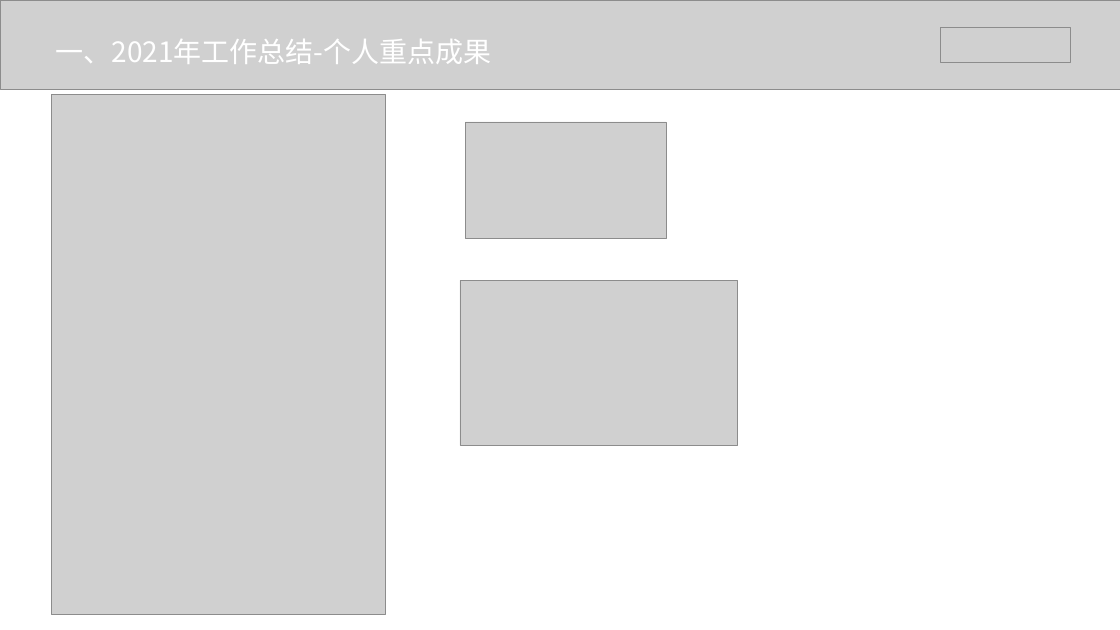
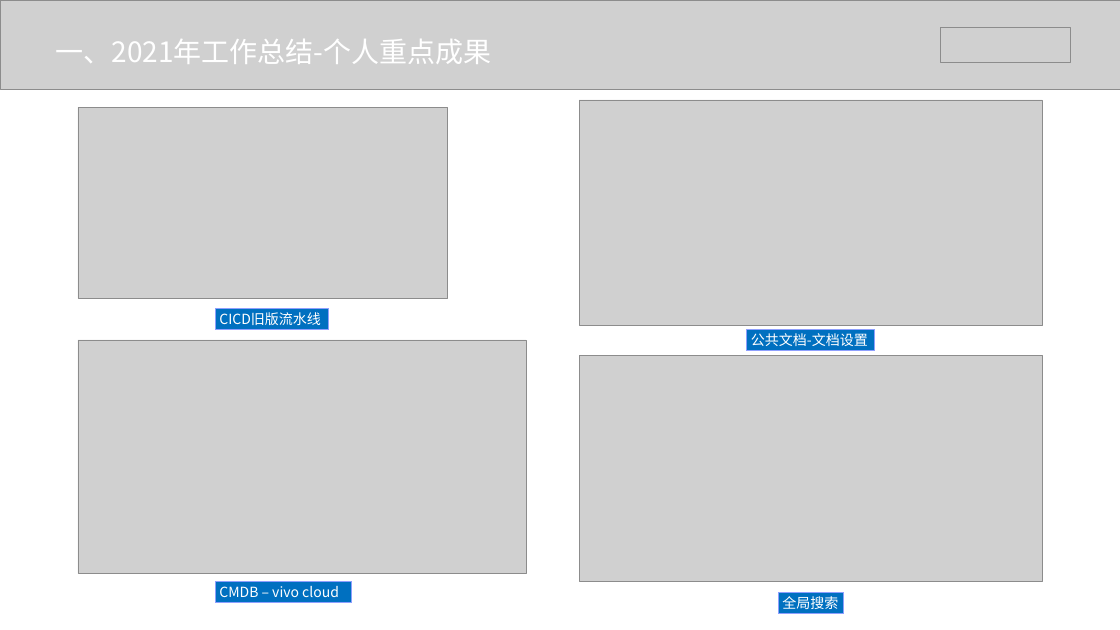
Before and after one commit to lvll-lll/get-get-climbing, a slide deck: slide 10 of doc/v/2021述职/互联网基础平台一部 2021年述职.pptx (slide 4 before the commit). Drawn at 1120x630 pixels with LibreOffice and Linux fonts; fonts in the diff are those of the drawing; grey boxes stand for pictures. Boxes give left, top, right and bottom in pixels: in the first picture for what was removed or moved away, otherwise in the second. Text is boxed around its words. In the diff, an @@ line names an element or a change of style, - is before the commit and + after.

```diff
--- a/doc/v/2021述职/互联网基础平台一部 2021年述职.pptx
+++ b/doc/v/2021述职/互联网基础平台一部 2021年述职.pptx
@@ picture removed at [52, 94, 385, 615] @@
@@ picture added at [78, 108, 447, 299] @@
@@ picture added at [579, 100, 1042, 326] @@
@@ picture removed at [465, 122, 666, 239] @@
@@ picture removed at [460, 280, 738, 445] @@
@@ rectangle added at [215, 309, 328, 330], fill #0070C0, outline #8E9FFE 0.75 pt, 24 pt, text #FFFFFF @@
+CICD旧版流水线
@@ picture added at [78, 340, 526, 573] @@
@@ picture added at [579, 355, 1042, 581] @@
@@ rectangle added at [747, 330, 875, 351], fill #0070C0, outline #8E9FFE 0.75 pt, 24 pt, text #FFFFFF @@
+公共文档-文档设置
@@ rectangle added at [215, 582, 352, 603], fill #0070C0, outline #8E9FFE 0.75 pt, 24 pt, text #FFFFFF @@
+CMDB – vivo cloud
@@ rectangle added at [778, 592, 844, 613], fill #0070C0, outline #8E9FFE 0.75 pt, 24 pt, text #FFFFFF @@
+全局搜索
```
Also in this commit, not shown: 6 other slides changed, 5 slides added, 3 slides removed, 11 other files.
